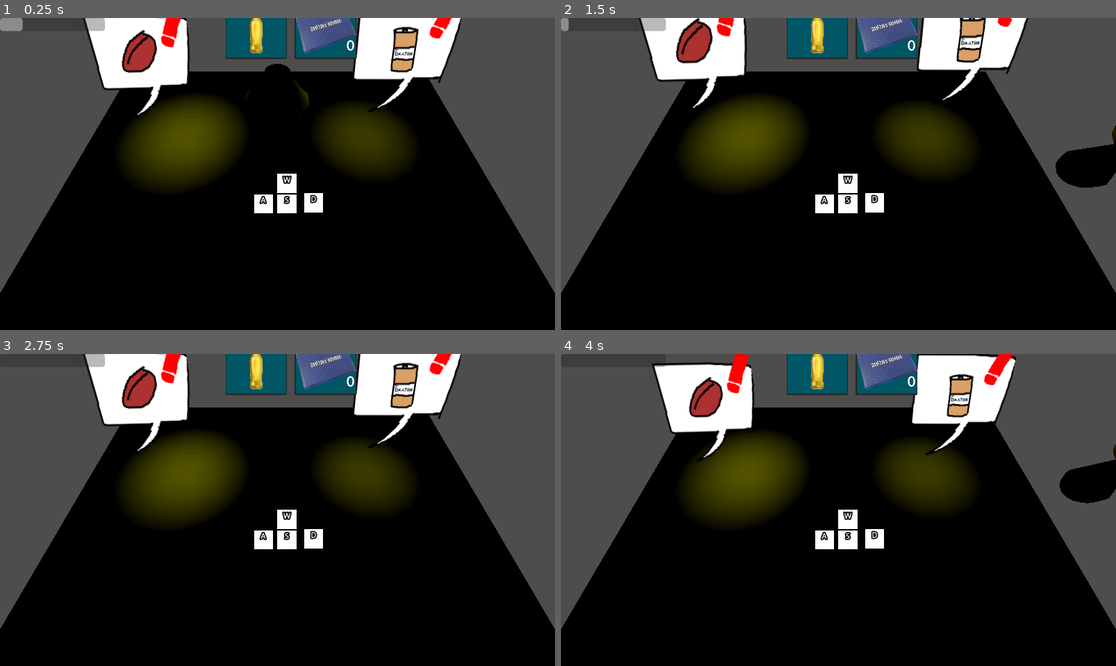
Above: before the commit, frames 1-4 (two rows, left to right).
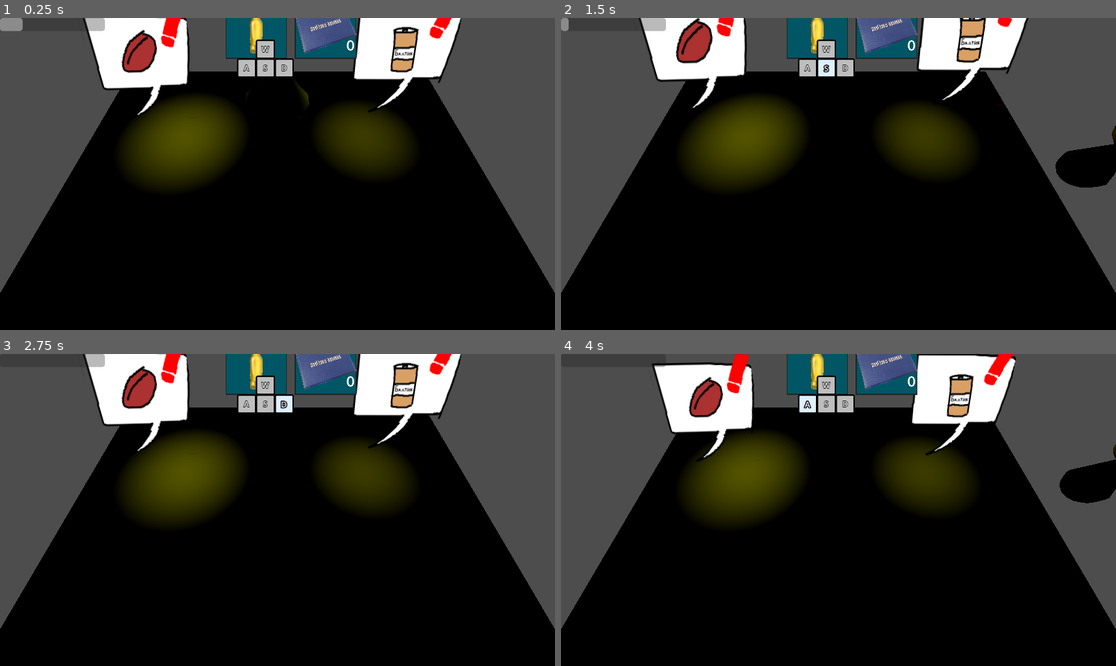
Above: after the commit, the same moments.

Repository: dueip/2024f_gamejam_misis
Game: Godot game, scene res://test_tw.tscn
Two runs of this game, one before a commit and one after it. Both use one fixed random seed, a clock stepped at 60 frames per second and the inputs below. This scene is started directly instead of the project's main scene.
Inputs (mouse positions are in pixels of both pictures, inside the frame that each line leads up to):
- Up to frame 1 (0.25 s): no input
- Up to frame 2 (1.5 s): tap Enter at 0.5 s; move the mouse to (960, 158) at 0.52 s; hold D (character_right) 0.53-1.28 s; tap Space (character_dash) at 0.6 s; click (960, 158) at 0.67 s; move the mouse to (727, 189) at 1.27 s; hold S (character_back) from 1.28 s (still down); tap Shift (character_run) at 1.35 s
- Up to frame 3 (2.75 s): move the mouse to (333, 441) at 2.02 s; release S (character_back) at 2.03 s; hold D (character_right) from 2.03 s (still down); tap Space (character_dash) at 2.1 s
- Up to frame 4 (4 s): move the mouse to (810, 572) at 2.77 s; release D (character_right) at 2.78 s; hold W (character_up) 2.78-3.53 s; tap Shift (character_run) at 2.85 s; click (810, 572) at 2.92 s; move the mouse to (1005, 556) at 3.52 s; hold A (character_left) from 3.53 s (still down); tap Space (character_dash) at 3.6 s

The runs differ from the first frame. In frame 1, 1.6% of the frame differs, in the area x 42-59%, y 6-63%; in frame 2, 1.6%; in frame 3, 1.6%; in frame 4, 1.6%.

Commit message:
API for WASD

Diff:
--- /dev/null
+++ b/WASD.gd
@@ -0,0 +1,20 @@
+extends Control
+
+
+
+func highlight_button(name : String):
+	var child = find_child(name,false)
+	if  child!=null:
+		child.highlight()
+
+func unhighlight_button(name : String):
+	var child = find_child(name,false)
+	if  child!=null:
+		child.unhighlight()
+
+func _input(event):
+	if event is InputEventKey:
+			if event.pressed:
+				highlight_button(OS.get_keycode_string(event.keycode))
+			else:
+				unhighlight_button(OS.get_keycode_string(event.keycode))
--- /dev/null
+++ b/WASD.tscn
@@ -0,0 +1,57 @@
+[gd_scene load_steps=3 format=3 uid="uid://0f2cjseltxve"]
+
+[ext_resource type="Script" path="res://WASD.gd" id="1_jgsl3"]
+[ext_resource type="PackedScene" uid="uid://d1e0xkg2a7g7n" path="res://control_buttons.tscn" id="2_ndrxw"]
+
+[node name="WASD" type="Control"]
+layout_mode = 3
+anchors_preset = 15
+anchor_right = 1.0
+anchor_bottom = 1.0
+offset_right = -1032.0
+offset_bottom = -568.0
+grow_horizontal = 2
+grow_vertical = 2
+script = ExtResource("1_jgsl3")
+
+[node name="W" parent="." instance=ExtResource("2_ndrxw")]
+custom_minimum_size = Vector2(40, 40)
+anchors_preset = 0
+offset_left = 40.0
+offset_top = 1.0
+offset_right = 80.0
+offset_bottom = 41.0
+grow_horizontal = 1
+grow_vertical = 1
+
+[node name="A" parent="." instance=ExtResource("2_ndrxw")]
+custom_minimum_size = Vector2(40, 40)
+anchors_preset = 0
+offset_left = 1.0
+offset_top = 40.0
+offset_right = 41.0
+offset_bottom = 80.0
+grow_horizontal = 1
+grow_vertical = 1
+button_name = "A"
+
+[node name="S" parent="." instance=ExtResource("2_ndrxw")]
+custom_minimum_size = Vector2(40, 40)
+anchors_preset = 0
+offset_left = 40.0
+offset_top = 40.0
+offset_right = 80.0
+offset_bottom = 80.0
+grow_horizontal = 1
+grow_vertical = 1
+button_name = "S"
+
+[node name="D" parent="." instance=ExtResource("2_ndrxw")]
+anchors_preset = 0
+offset_left = 79.0
+offset_top = 40.0
+offset_right = 79.0
+offset_bottom = 40.0
+grow_horizontal = 1
+grow_vertical = 1
+button_name = "D"
--- a/control_buttons.gd
+++ b/control_buttons.gd
@@ -1,15 +1,36 @@
 extends Control
 
 @export var button_name: String
-@onready var text_label: RichTextLabel = $ColorRect/RichTextLabel
+@onready var text_label: RichTextLabel = $Panel/RichTextLabel
+@onready var stylebox : StyleBox
 
 func _ready():
+	stylebox=StyleBoxFlat.new()
+	stylebox.set_corner_radius_all(3)
+	stylebox.set_border_width_all(3)
+	stylebox.border_color=Color(0,0,0)
+	$Panel["theme_override_styles/panel"]=stylebox
+	unhighlight()
+
+
+func unhighlight():
+	stylebox.bg_color=Color(0.745, 0.745, 0.745)
+	text_label.clear()
 	text_label.push_color(Color(255,255,255))
 	text_label.push_outline_color(Color(0,0,0))
-	text_label.push_outline_size(10)
+	text_label.push_outline_size(4)
+	text_label.push_font_size(16)
 	text_label.append_text("[center]")
 	text_label.append_text(button_name)
-	text_label.pop()
-	text_label.pop()
-	text_label.pop()
-	text_label.pop()
+	text_label.pop_all()
+
+func highlight():
+	stylebox.bg_color=Color(0.874, 0.941, 0.996)
+	text_label.clear()
+	text_label.push_color(Color(255,255,255))
+	text_label.push_outline_color(Color(0,0,0))
+	text_label.push_outline_size(8)
+	text_label.append_text("[center]")
+	text_label.push_font_size(17)
+	text_label.append_text(button_name)
+	text_label.pop_all()
--- a/control_buttons.tscn
+++ b/control_buttons.tscn
@@ -1,24 +1,25 @@
-[gd_scene load_steps=2 format=3 uid="uid://d1e0xkg2a7g7n"]
+[gd_scene load_steps=3 format=3 uid="uid://d1e0xkg2a7g7n"]
 
 [ext_resource type="Script" path="res://control_buttons.gd" id="1_1rquo"]
 
+[sub_resource type="StyleBoxFlat" id="StyleBoxFlat_wwwgd"]
+
 [node name="ControlButtons" type="Control"]
 layout_mode = 3
-anchors_preset = 15
-anchor_right = 1.0
-anchor_bottom = 1.0
 grow_horizontal = 2
 grow_vertical = 2
 script = ExtResource("1_1rquo")
+button_name = "W"
 
-[node name="ColorRect" type="ColorRect" parent="."]
+[node name="Panel" type="Panel" parent="."]
 layout_mode = 0
 offset_right = 40.0
 offset_bottom = 40.0
+theme_override_styles/panel = SubResource("StyleBoxFlat_wwwgd")
 
-[node name="RichTextLabel" type="RichTextLabel" parent="ColorRect"]
+[node name="RichTextLabel" type="RichTextLabel" parent="Panel"]
 layout_mode = 0
+offset_top = 8.0
 offset_right = 40.0
-offset_bottom = 40.0
-bbcode_enabled = true
+offset_bottom = 38.0
 scroll_active = false
--- a/test_tw.tscn
+++ b/test_tw.tscn
@@ -4,7 +4,7 @@
 [ext_resource type="PackedScene" uid="uid://dr1t3444vuiws" path="res://TW/TW.tscn" id="2_fbpmy"]
 [ext_resource type="PackedScene" uid="uid://bvxofregcai0m" path="res://minigames/coffee_minigame.tscn" id="3_3feon"]
 [ext_resource type="PackedScene" uid="uid://ca2gl01dha7hl" path="res://minigames/beer_minigame.tscn" id="4_g6pux"]
-[ext_resource type="PackedScene" uid="uid://d1e0xkg2a7g7n" path="res://control_buttons.tscn" id="5_de1d0"]
+[ext_resource type="PackedScene" uid="uid://0f2cjseltxve" path="res://WASD.tscn" id="5_1y2sq"]
 
 [node name="test_tw" type="Node3D"]
 
@@ -64,46 +64,10 @@
 
 [node name="beer_minigame" parent="pab_tw" instance=ExtResource("4_g6pux")]
 
-[node name="ControlButtons" parent="." instance=ExtResource("5_de1d0")]
-anchors_preset = 8
-anchor_left = 0.5
-anchor_top = 0.5
-anchor_right = 0.5
-anchor_bottom = 0.5
-button_name = "W"
-
-[node name="ControlButtons2" parent="." instance=ExtResource("5_de1d0")]
-anchors_preset = 8
-anchor_left = 0.5
-anchor_top = 0.5
-anchor_right = 0.5
-anchor_bottom = 0.5
-offset_left = -49.0
-offset_top = 42.0
-offset_right = -49.0
-offset_bottom = 42.0
-button_name = "A"
-
-[node name="ControlButtons3" parent="." instance=ExtResource("5_de1d0")]
-anchors_preset = 8
-anchor_left = 0.5
-anchor_top = 0.5
-anchor_right = 0.5
-anchor_bottom = 0.5
-offset_top = 42.0
-offset_bottom = 42.0
-button_name = "S"
-
-[node name="ControlButtons4" parent="." instance=ExtResource("5_de1d0")]
-anchors_preset = 8
-anchor_left = 0.5
-anchor_top = 0.5
-anchor_right = 0.5
-anchor_bottom = 0.5
-offset_left = 55.0
-offset_top = 40.0
-offset_right = 55.0
-offset_bottom = 40.0
-button_name = "D"
+[node name="WASD" parent="." instance=ExtResource("5_1y2sq")]
+offset_left = 491.0
+offset_top = 44.0
+offset_right = -541.0
+offset_bottom = -524.0
 
 [editable path="TestRoom"]
